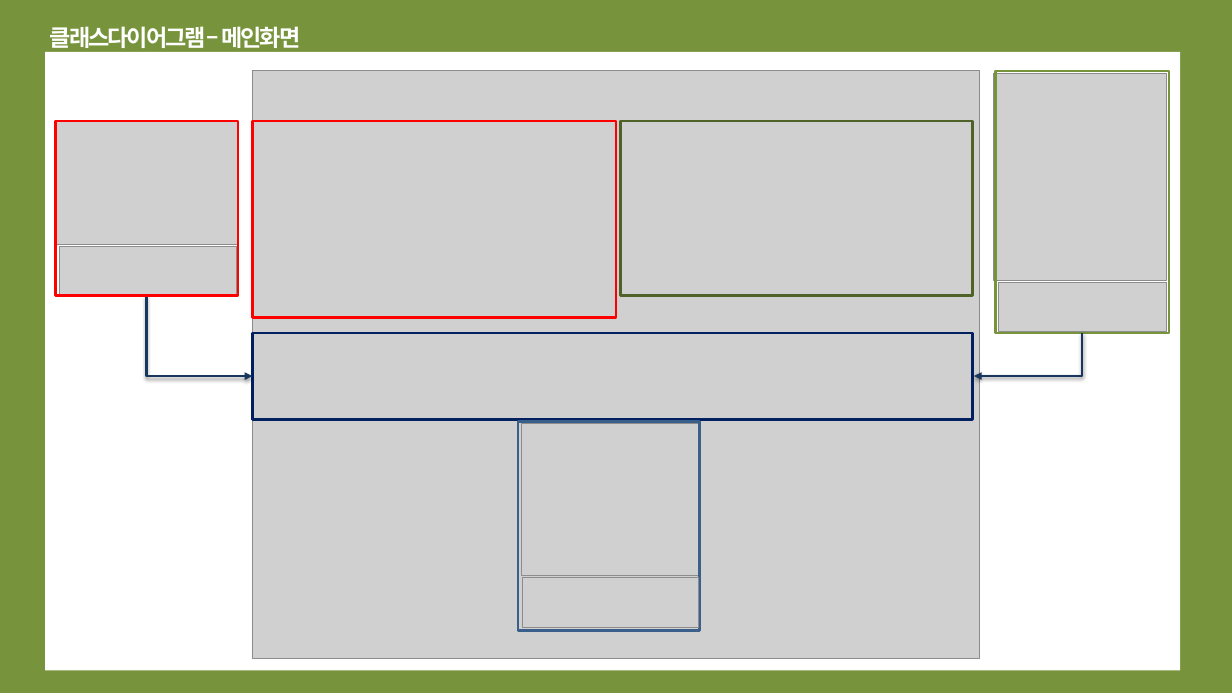
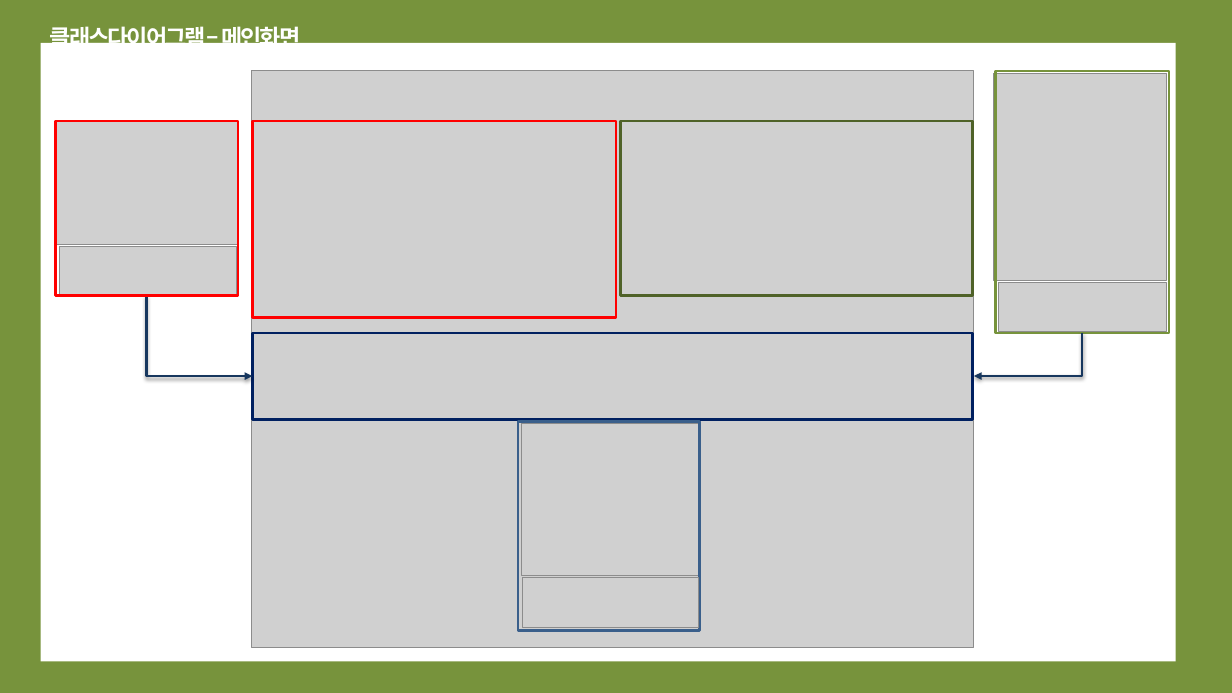
Before and after one commit to kimkyungyeon/LibraryManagement, a slide deck: slide 11 of documents/김경연_도서관리프로그램_찐최종.pptx. Drawn at 1232x693 pixels with LibreOffice and Linux fonts; fonts in the diff are those of the drawing; grey boxes stand for pictures. Boxes give left, top, right and bottom in pixels: in the first picture for what was removed or moved away, otherwise in the second. Text is boxed around its words. In the diff, an @@ line names an element or a change of style, - is before the commit and + after.

Commit message:
ff

```diff
--- a/documents/김경연_도서관리프로그램_찐최종.pptx
+++ b/documents/김경연_도서관리프로그램_찐최종.pptx
@@ rectangle moved from (x1=45, y1=52, x2=1180, y2=670) to (x1=41, y1=43, x2=1176, y2=661) @@
@@ picture resized from (x1=252, y1=71, x2=980, y2=659) to (x1=252, y1=71, x2=974, y2=648) @@
```
